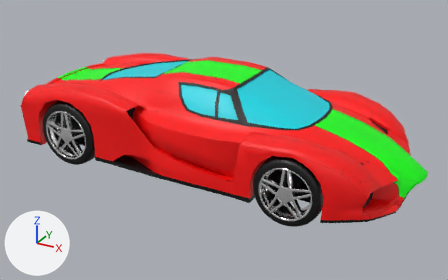
The FBX model Content/Artwork/StaticMesh/HyperCar.fbx: old version first, new version second.
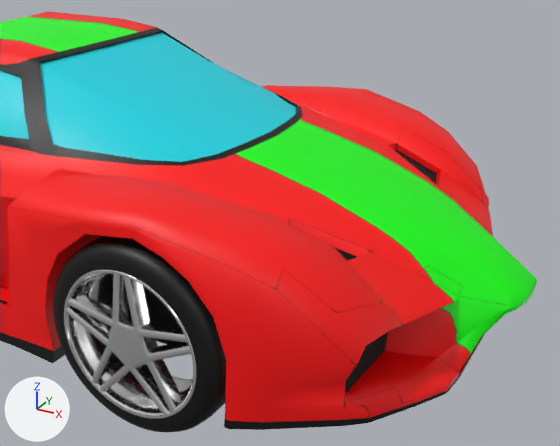
Each version is shown whole from a 50 mm lens placed at (2.94, -5.35, 2.97), pointed at (0.03, -0.06, 0.32), then close up from a 50 mm lens placed at (2.48, -2.44, 1.64), pointed at (0.92, 0.39, 0.23). Lighting does not change. The marker at lower left points along +X, +Y and +Z. Where no turn or scale is listed for an object, it has been applied to the vertices. Vertices at the same position are counted once.

The first close-up shows 'FR_WHEEL', 'HyperCar'.
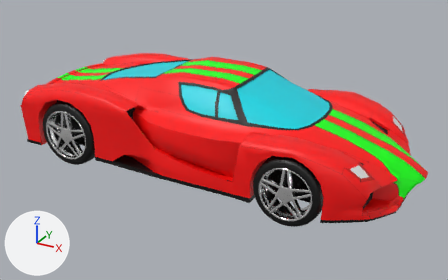
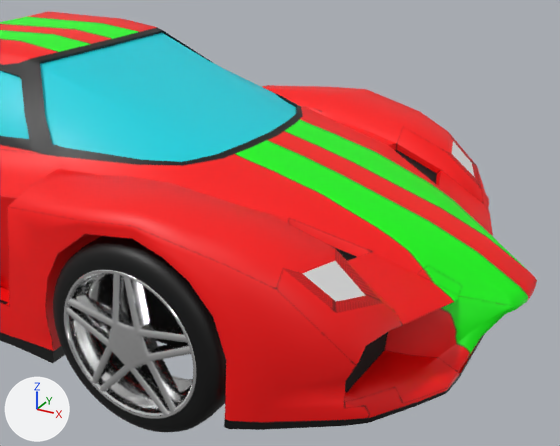
Where the change shows, as pixel boxes (x1, y1, x2, y2) in the close-ups (560 x 446 px):
'HyperCar', surface changed
    both: (0, 21, 537, 314)
part 1 of me_cube_001, built on
    both: (445, 132, 481, 187)
part 2 of me_cube_001, built on
    both: (284, 249, 382, 312)

Patch to the scene script:
```diff
--- a/Content/Artwork/StaticMesh/HyperCar.fbx.py
+++ b/Content/Artwork/StaticMesh/HyperCar.fbx.py
@@ img_hypercar_doublestripe_png @@
+img_hypercar_doublestripe_png = load_image('Hypercar_DoubleStripe.png', '../Texture/Hypercar_DoubleStripe.png', 4096, 4096, 'sRGB')
@@ mat_paint @@
 mat_paint = principled_material('Paint')
-mat_paint.texture = img_hypercar_singlestripe_png
+mat_paint.texture = img_hypercar_doublestripe_png
@@ mat_headlight @@
+mat_headlight = principled_material('Headlight')
+mat_headlight.base_color = (0.8, 0.8, 0.8)  # white #e7e7e7
@@ me_cube_001 @@
 # used by ob_hypercar; location = (-0.011, 0.008, 0.03)
 # verts and faces of me_cube_001; kept vertices keep their numbers, new ones are numbered from 3642
 # before: 45 (1.78, 0.54, 0.47) at pixel (481, 188), 200 (1.56, 0.74, 0.62) at pixel (447, 131), 201 (1.71, 0.71, 0.5) at pixel (476, 165), 203 (1.62, 0.53, 0.6) at pixel (445, 150)
 # before: 1896 (1.78, -0.54, 0.47) at pixel (382, 302), 2045 (1.56, -0.74, 0.62) at pixel (283, 268), 2046 (1.71, -0.71, 0.5) at pixel (336, 312), 2048 (1.62, -0.53, 0.6) at pixel (335, 248)
-me_cube_001.from_pydata(...)  # 3642 vertices, 3282 faces; spans x -2.19..2.12, y -0.88..0.88, z 0.11..1.04
+me_cube_001.from_pydata(...)  # 3650 vertices, 3290 faces; spans x -2.19..2.12, y -0.88..0.88, z 0.11..1.04
+# me_cube_001 part 1
+delete_faces([(45, 201, 200, 203)])
+verts[3642] = (1.6, 0.7, 0.59)  # pixel (453, 140)
+verts[3643] = (1.7, 0.68, 0.52)  # pixel (471, 163)
+verts[3644] = (1.64, 0.56, 0.58)  # pixel (451, 153)
+verts[3645] = (1.74, 0.57, 0.5)  # pixel (474, 177)
+faces += [(45, 3645, 3644, 203), (200, 203, 3644, 3642), (45, 201, 3643, 3645), (200, 3642, 3643, 201)]  # mat_paint (picture img_hypercar_doublestripe_png)
+faces += [(3642, 3644, 3645, 3643)]  # mat_headlight (white #e7e7e7)
+# me_cube_001 part 2
+delete_faces([(1896, 2048, 2045, 2046)])
+verts[3646] = (1.6, -0.7, 0.59)  # pixel (302, 273)
+verts[3647] = (1.7, -0.68, 0.52)  # pixel (336, 301)
+verts[3648] = (1.64, -0.56, 0.58)  # pixel (335, 260)
+verts[3649] = (1.74, -0.57, 0.5)  # pixel (365, 295)
+faces += [(1896, 2048, 3648, 3649), (2045, 3646, 3648, 2048), (1896, 3649, 3647, 2046), (2045, 2046, 3647, 3646)]  # mat_paint (picture img_hypercar_doublestripe_png)
+faces += [(3646, 3647, 3649, 3648)]  # mat_headlight (white #e7e7e7)
 me_cube_001.materials.append(mat_paint)
@@ me_cube_001 @@
 me_cube_001.materials.append(mat_brakelight)
+me_cube_001.materials.append(mat_headlight)  # white #e7e7e7
```
